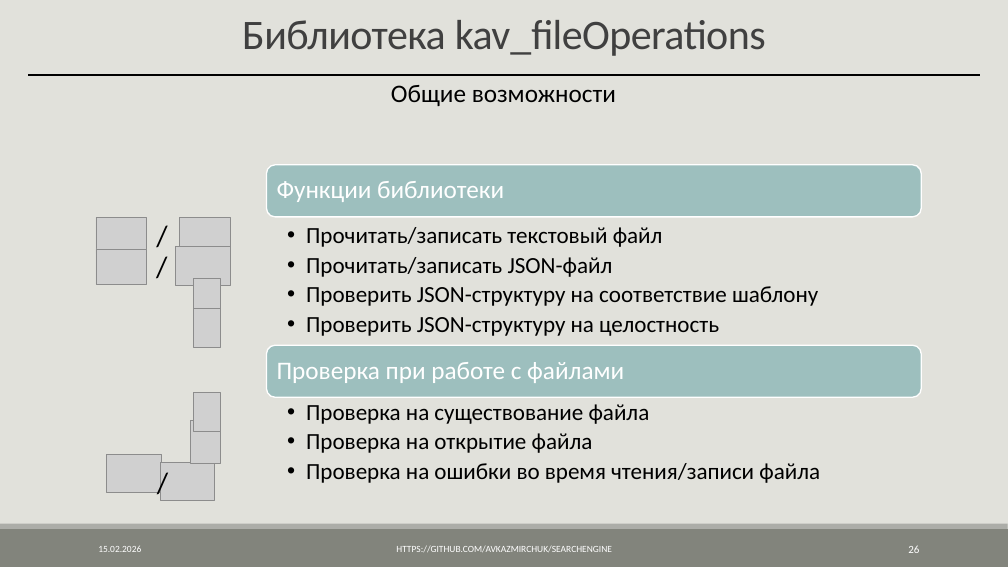
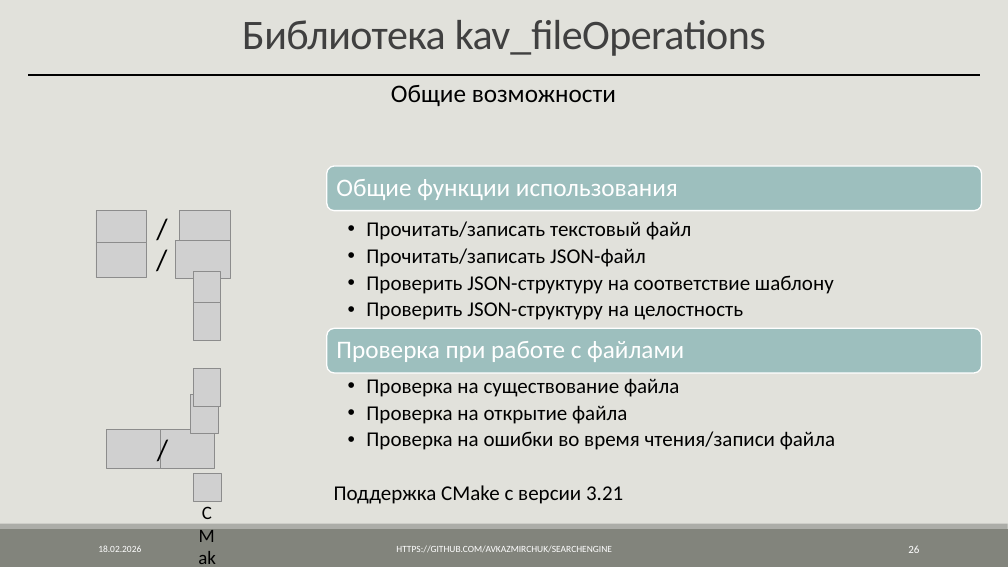
Before and after one commit to AVKazmirchuk/SearchEngine, a slide deck: slide 26 of presentation/защита.pptx. Drawn at 1008x567 pixels with LibreOffice and Linux fonts; fonts in the diff are those of the drawing; grey boxes stand for pictures. Boxes give left, top, right and bottom in pixels: in the first picture for what was removed or moved away, otherwise in the second. Text is boxed around its words. In the diff, an @@ line names an element or a change of style, - is before the commit and + after.

```diff
--- a/presentation/защита.pptx
+++ b/presentation/защита.pptx
@@ rounded rectangle: place and size @@
-rounded rectangle at (266,165,921,217)
+rounded rectangle at (327,166,982,211)
@@ text at (336,179,678,200): text changed @@
-Функции библиотеки
+Общие функции использования
@@ 6 pictures, 2 texts: place and size @@
-6 pictures, 2 texts at (96,213,231,348)
+6 pictures, 2 texts at (96,206,231,341)
@@ text "Прочитать/записать текстовый файл": place and size @@
-text "Прочитать/записать текстовый файл" at (306,227,818,336)
+text "Прочитать/записать текстовый файл" at (366,221,834,320)
@@ text "Прочитать/записать текстовый файл" at (366,221,834,320): size 22 to 20 pt @@
@@ rounded rectangle: place and size @@
-rounded rectangle at (266,346,921,398)
+rounded rectangle at (327,328,982,373)
@@ text "Проверка при работе с файлами": place and size @@
-text "Проверка при работе с файлами" at (277,362,624,383)
+text "Проверка при работе с файлами" at (336,341,684,362)
@@ picture: place and size @@
-picture at (194,393,221,432)
+picture at (194,368,221,407)
@@ text "Проверка на существование файла" at (366,378,835,450): size 22 to 20 pt @@
@@ text "Проверка на существование файла": place and size @@
-text "Проверка на существование файла" at (306,404,820,483)
+text "Проверка на существование файла" at (366,378,835,450)
@@ picture: place and size @@
-picture at (191,421,221,464)
+picture at (191,395,218,433)
@@ picture: place and size @@
-picture at (107,454,161,493)
+picture at (107,430,161,468)
@@ text "/": place and size @@
-text "/" at (150,461,176,504)
+text "/" at (150,427,176,470)
@@ picture: place and size @@
-picture at (160,462,215,501)
+picture at (160,430,215,469)
@@ picture added at (193,473,221,501) @@
@@ text added at (190,497,224,512), 18 pt, text #000000 @@
+CMake
@@ text added at (334,485,623,504), 20 pt, text #000000 @@
+Поддержка CMake с версии 3.21
```
Also in this commit, not shown: 28 other slides changed.
